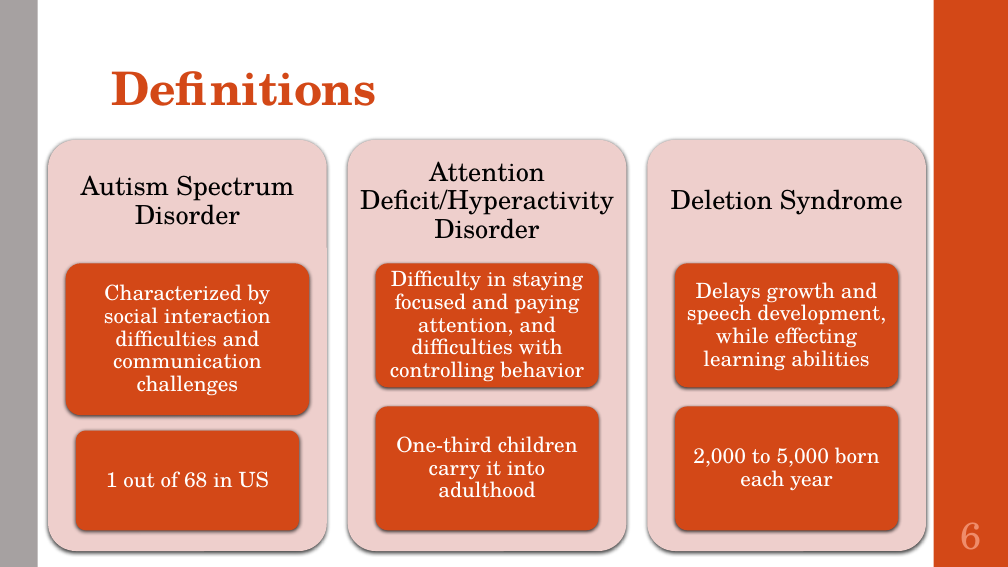
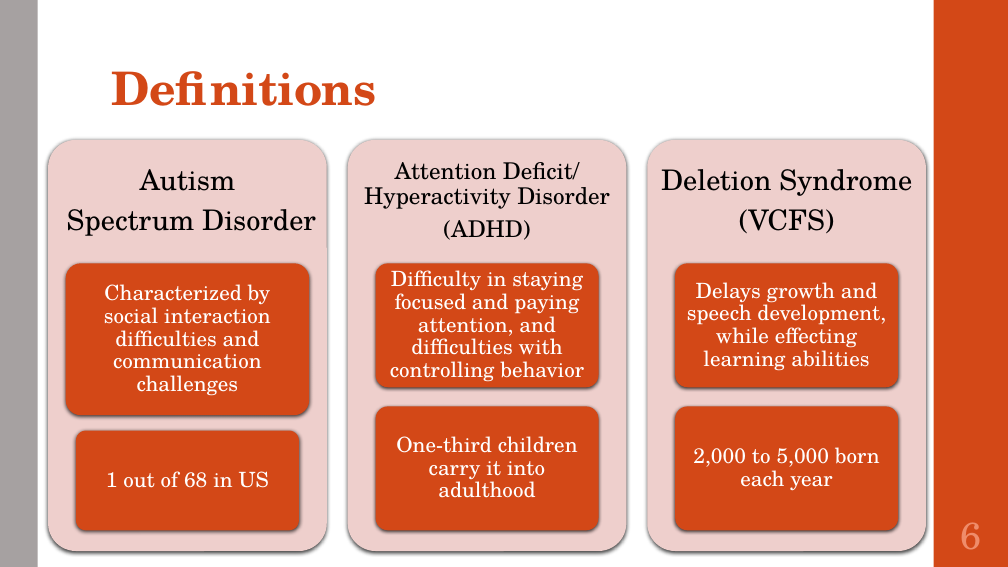
Before and after one commit to SirichandanaSambatur/CADDC, a slide deck: slide 6 of FinalReport.pptx. Drawn at 1008x567 pixels with LibreOffice and Linux fonts; fonts in the diff are those of the drawing. Boxes give left, top, right and bottom in pixels: in the first picture for what was removed or moved away, otherwise in the second. Text is boxed around its words. In the diff, an @@ line names an element or a change of style, - is before the commit and + after.

```diff
--- a/FinalReport.pptx
+++ b/FinalReport.pptx
@@ text at (x1=67, y1=169, x2=316, y2=236): text changed; size 25 to 27 pt @@
-Autism Spectrum Disorder
+Autism
+Spectrum Disorder
@@ text at (x1=364, y1=162, x2=610, y2=240): text changed; size 25 to 22 pt @@
-Attention Deficit/Hyperactivity Disorder
+Attention Deficit/ Hyperactivity Disorder
+(ADHD)
@@ text at (x1=661, y1=169, x2=912, y2=196): size 25 to 27 pt in "Deletion Syndrome" @@
@@ text at (x1=739, y1=209, x2=834, y2=233): paragraph added @@
+(VCFS)
```
Also in this commit, not shown: 23 other slides changed, 3 slides added, 2 slides removed.
